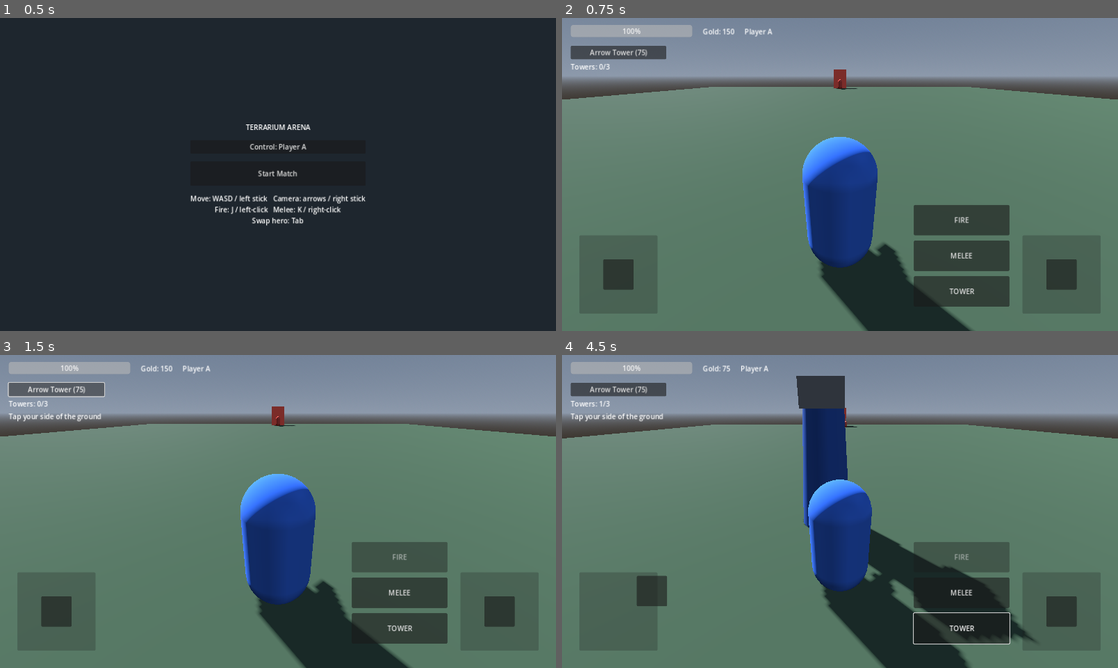
Above: before the commit, frames 1-4 (two rows, left to right).
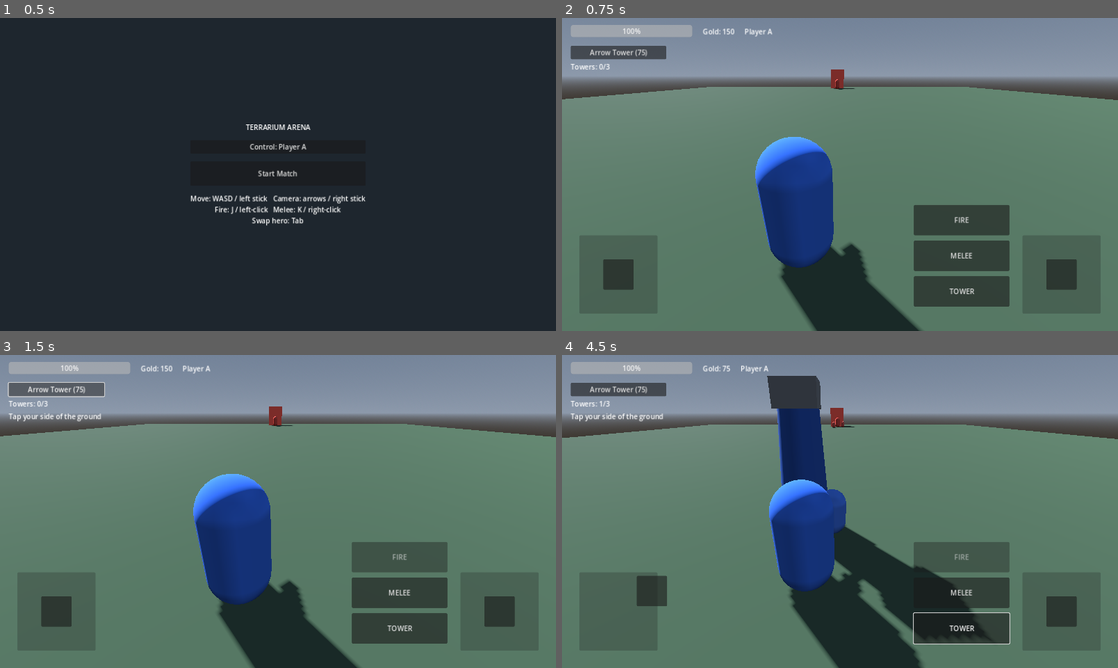
Above: after the commit, the same moments.

Repository: KevinFrazier/TerrariumGame
Game: Godot game, scene res://scenes/ui/lobby.tscn
Two runs of this game, one before a commit and one after it. Both use one fixed random seed, a clock stepped at 60 frames per second and the inputs below.
Inputs (mouse positions are in pixels of both pictures, inside the frame that each line leads up to):
- Up to frame 1 (0.5 s): no input
- Up to frame 2 (0.75 s): click "Start Match" at 0.5 s
- Up to frame 3 (1.5 s): click "Arrow Tower (75)" at 1.25 s
- Up to frame 4 (4.5 s): click "FIRE" at 2 s; click "MELEE" at 2.75 s; click "TOWER" at 3.5 s; drag from (617, 611) to (895, 442) at 4.27 s

Frame 1 is identical in both runs. In frame 2, 11% of the frame differs, in the area x 0-100%, y 16-100%; in frame 3, 11%; in frame 4, 13%, in the area x 0-100%, y 6-100%.

Commit message:
Add over-the-shoulder camera offset
Shift the camera arm sideways (cam_shoulder_offset) so the hero sits left of
center and its front is visible instead of being dead-center.

Diff:
--- a/scripts/entities/hero.gd
+++ b/scripts/entities/hero.gd
@@ -21,6 +21,7 @@
 @export var cam_pitch_min: float = -1.5708   ## -90 degrees: straight up at the sky
 @export var cam_pitch_max: float = 1.5708    ## +90 degrees: straight down at the floor
 @export var cam_pitch_start: float = 0.45    ## ~26 degrees, default tilt
+@export var cam_shoulder_offset: float = 0.6 ## shift the camera right so the character isn't centered
 
 @export_group("Tower Throw")
 @export var throw_speed: float = 16.0        ## initial launch speed of the build arc
@@ -45,6 +46,7 @@
 var _gravity: float = ProjectSettings.get_setting("physics/3d/default_gravity", 9.8)
 
 @onready var camera_pivot: Node3D = $CameraPivot
+@onready var spring_arm: SpringArm3D = $CameraPivot/SpringArm3D
 @onready var camera: Camera3D = $CameraPivot/SpringArm3D/Camera3D
 @onready var body: Node3D = $Body
 @onready var mesh: MeshInstance3D = $Body/Mesh
@@ -67,6 +69,9 @@
 	_apply_team_tint()
 	_cam_pitch = cam_pitch_start
 	camera_pivot.rotation = Vector3(-_cam_pitch, _cam_yaw, 0.0)
+	# Over-the-shoulder: offset the arm sideways (rotates with the camera yaw) so
+	# the character sits left of center and its front is visible.
+	spring_arm.position.x = cam_shoulder_offset
 	_ensure_throw_visuals()
 	_set_camera_active(controlled)
 
